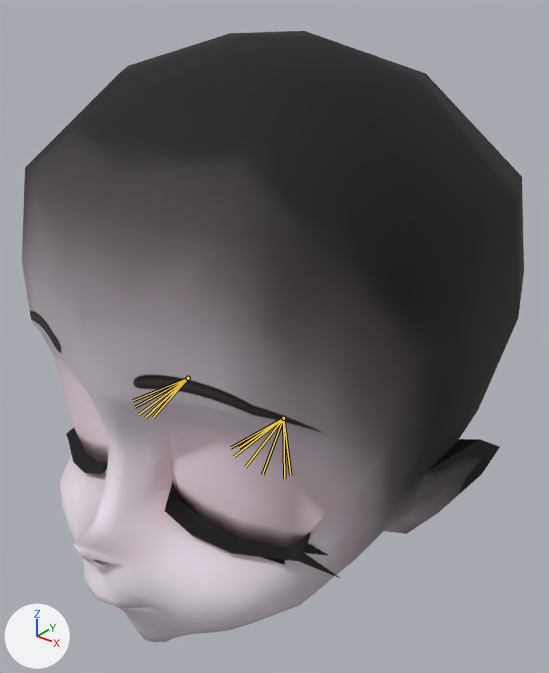
The glTF model data/chars/head_girl/head_ToyA.gltf: old version first, new version second.
Camera for both pictures: a 50 mm lens placed at (9.1, -11.34, 10.59), pointed at (0.19, -0.2, 3.69). The lights are fixed; the arrows at lower left show +X, +Y and +Z. Both versions are drawn at frame 3 of the action 'GAME.GIRL_TOYA.PLAY.A1.P0'; the numbers are the values there. The bones that change are drawn over the model as lines.

Names of what the first picture shows: 'head.girl'.
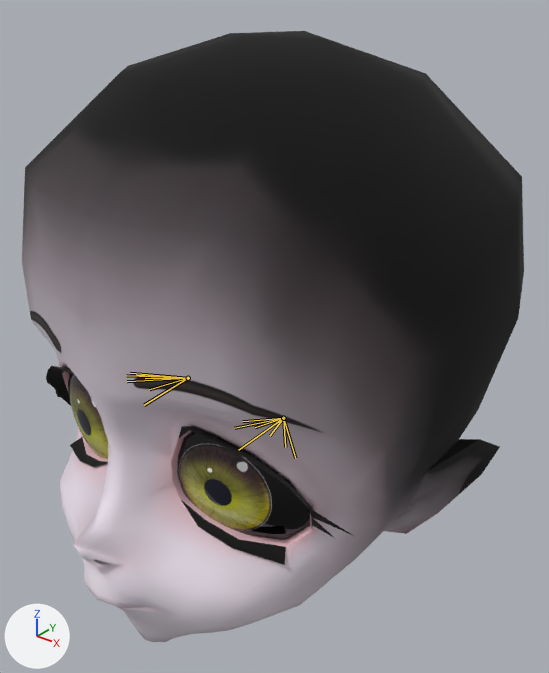
Location of each change, [x1, y1, x2, y2] in pixels of the pictures (549 x 673 px):
```json
{"object": "head.girl", "change": "posed", "before": [22, 31, 524, 642], "after": [22, 31, 524, 642]}
{"bone": "eye.R", "before": "(188, 378) to (143, 402)", "after": "(188, 378) to (144, 405)"}
{"bone": "eye_lid.top.001.R", "before": "(188, 378) to (133, 400)", "after": "(188, 378) to (127, 381)"}
{"bone": "eye_lid.top.002.R", "before": "(188, 378) to (135, 407)", "after": "(188, 378) to (126, 375)"}
{"bone": "eye_lid.top.003.R", "before": "(188, 378) to (138, 414)", "after": "(188, 378) to (130, 373)"}
{"bone": "eye_lid.top.004.R", "before": "(188, 378) to (145, 418)", "after": "(188, 378) to (136, 375)"}
{"bone": "eye_lid.top.005.R", "before": "(188, 378) to (153, 417)", "after": "(188, 378) to (145, 378)"}
{"bone": "eye_lid.top.006.R", "before": "(188, 378) to (152, 410)", "after": "(188, 378) to (149, 389)"}
{"bone": "eye.L", "before": "(283, 418) to (239, 447)", "after": "(283, 418) to (238, 450)"}
{"bone": "eye_lid.top.001.L", "before": "(283, 418) to (290, 475)", "after": "(283, 418) to (295, 458)"}
{"bone": "eye_lid.top.003.L", "before": "(283, 418) to (262, 474)", "after": "(283, 418) to (270, 435)"}
{"bone": "eye_lid.top.004.L", "before": "(283, 418) to (245, 467)", "after": "(283, 418) to (255, 427)"}
{"bone": "eye_lid.top.005.L", "before": "(283, 418) to (234, 456)", "after": "(283, 418) to (242, 421)"}
{"bone": "eye_lid.top.006.L", "before": "(283, 418) to (231, 447)", "after": "(283, 418) to (234, 428)"}
{"bone": "eye_lid.top.002.L", "before": "(283, 418) to (284, 478)", "after": "(283, 418) to (285, 447)"}
```

Edits to the scene script, one JSON object a line:
```json
{"block": "bone_eye_r", "where": "bone_eye_r = bpy.data.objects['Skeleton.Head.Girl'].pose.bones['eye.R']  # child of 'eye_pit.R'"}
{"op": "set", "path": "bone_eye_r.rotation_quaternion", "old": "(1.0, 0.0, 0.0, 0.005)", "new": "(1.0, -0.024, 0.0, 0.012)", "note": "degrees (0, 0, 1) -> degrees (-3, 0, 1)"}
{"block": "bone_eye_lid_top_001_r", "where": "bone_eye_lid_top_001_r = bpy.data.objects['Skeleton.Head.Girl'].pose.bones['eye_lid.top.001.R']  # child of 'eye_pit.R'"}
{"op": "set", "path": "bone_eye_lid_top_001_r.rotation_quaternion", "old": "(0.985, -0.174, 0.0, 0.018)", "new": "(1.0, -0.001, 0.0, 0.0)", "note": "degrees (-20, 0, 2) -> degrees (0, 0, 0)"}
{"block": "bone_eye_lid_top_002_r", "where": "bone_eye_lid_top_002_r = bpy.data.objects['Skeleton.Head.Girl'].pose.bones['eye_lid.top.002.R']  # child of 'eye_pit.R'"}
{"op": "set", "path": "bone_eye_lid_top_002_r.rotation_quaternion", "old": "(0.953, -0.274, 0.0, 0.127)", "new": "(1.0, -0.001, 0.0, 0.001)", "note": "degrees (-32, 4, 14) -> degrees (0, 0, 0)"}
{"block": "bone_eye_lid_top_003_r", "where": "bone_eye_lid_top_003_r = bpy.data.objects['Skeleton.Head.Girl'].pose.bones['eye_lid.top.003.R']  # child of 'eye_pit.R'"}
{"op": "set", "path": "bone_eye_lid_top_003_r.rotation_quaternion", "old": "(0.931, -0.079, 0.0, 0.356)", "new": "(1.0, 0.0, 0.0, 0.004)", "note": "degrees (-8, 3, 42) -> degrees (0, 0, 0)"}
{"block": "bone_eye_lid_top_004_r", "where": "bone_eye_lid_top_004_r = bpy.data.objects['Skeleton.Head.Girl'].pose.bones['eye_lid.top.004.R']  # child of 'eye_pit.R'"}
{"op": "set", "path": "bone_eye_lid_top_004_r.rotation_quaternion", "old": "(0.932, 0.248, 0.0, 0.266)", "new": "(1.0, 0.002, 0.0, 0.001)", "note": "degrees (28, -8, 30) -> degrees (0, 0, 0)"}
{"block": "bone_eye_lid_top_005_r", "where": "bone_eye_lid_top_005_r = bpy.data.objects['Skeleton.Head.Girl'].pose.bones['eye_lid.top.005.R']  # child of 'eye_pit.R'"}
{"op": "set", "path": "bone_eye_lid_top_005_r.rotation_quaternion", "old": "(0.945, 0.316, 0.0, -0.085)", "new": "(1.0, 0.002, 0.0, -0.001)", "note": "degrees (37, 3, -9) -> degrees (0, 0, 0)"}
{"block": "bone_eye_lid_top_006_r", "where": "bone_eye_lid_top_006_r = bpy.data.objects['Skeleton.Head.Girl'].pose.bones['eye_lid.top.006.R']  # child of 'eye_pit.R'"}
{"op": "set", "path": "bone_eye_lid_top_006_r.rotation_quaternion", "old": "(0.984, 0.078, 0.0, -0.16)", "new": "(1.0, 0.0, 0.0, -0.001)", "note": "degrees (9, 1, -18) -> degrees (0, 0, 0)"}
{"block": "bone_eye_l", "where": "bone_eye_l = bpy.data.objects['Skeleton.Head.Girl'].pose.bones['eye.L']  # child of 'eye_pit.L'"}
{"op": "set", "path": "bone_eye_l.rotation_quaternion", "old": "(1.0, 0.0, 0.0, -0.005)", "new": "(1.0, -0.024, 0.0, -0.012)", "note": "degrees (0, 0, -1) -> degrees (-3, 0, -1)"}
{"block": "bone_eye_lid_top_001_l", "where": "bone_eye_lid_top_001_l = bpy.data.objects['Skeleton.Head.Girl'].pose.bones['eye_lid.top.001.L']  # child of 'eye_pit.L'"}
{"op": "set", "path": "bone_eye_lid_top_001_l.rotation_quaternion", "old": "(0.985, -0.174, 0.0, -0.018)", "new": "(1.0, -0.001, 0.0, 0.0)", "note": "degrees (-20, 0, -2) -> degrees (0, 0, 0)"}
{"block": "bone_eye_lid_top_003_l", "where": "bone_eye_lid_top_003_l = bpy.data.objects['Skeleton.Head.Girl'].pose.bones['eye_lid.top.003.L']  # child of 'eye_pit.L'"}
{"op": "set", "path": "bone_eye_lid_top_003_l.rotation_quaternion", "old": "(0.931, -0.079, 0.0, -0.356)", "new": "(1.0, 0.0, 0.0, -0.004)", "note": "degrees (-8, -3, -42) -> degrees (0, 0, 0)"}
{"block": "bone_eye_lid_top_004_l", "where": "bone_eye_lid_top_004_l = bpy.data.objects['Skeleton.Head.Girl'].pose.bones['eye_lid.top.004.L']  # child of 'eye_pit.L'"}
{"op": "set", "path": "bone_eye_lid_top_004_l.rotation_quaternion", "old": "(0.932, 0.248, 0.0, -0.266)", "new": "(1.0, 0.002, 0.0, -0.001)", "note": "degrees (28, 8, -30) -> degrees (0, 0, 0)"}
{"block": "bone_eye_lid_top_005_l", "where": "bone_eye_lid_top_005_l = bpy.data.objects['Skeleton.Head.Girl'].pose.bones['eye_lid.top.005.L']  # child of 'eye_pit.L'"}
{"op": "set", "path": "bone_eye_lid_top_005_l.rotation_quaternion", "old": "(0.945, 0.316, 0.0, 0.085)", "new": "(1.0, 0.002, 0.0, 0.001)", "note": "degrees (37, -3, 9) -> degrees (0, 0, 0)"}
{"block": "bone_eye_lid_top_006_l", "where": "bone_eye_lid_top_006_l = bpy.data.objects['Skeleton.Head.Girl'].pose.bones['eye_lid.top.006.L']  # child of 'eye_pit.L'"}
{"op": "set", "path": "bone_eye_lid_top_006_l.rotation_quaternion", "old": "(0.984, 0.078, 0.0, 0.16)", "new": "(1.0, 0.0, 0.0, 0.001)", "note": "degrees (9, -1, 18) -> degrees (0, 0, 0)"}
{"block": "bone_eye_lid_top_002_l", "where": "bone_eye_lid_top_002_l = bpy.data.objects['Skeleton.Head.Girl'].pose.bones['eye_lid.top.002.L']  # child of 'eye_pit.L'"}
{"op": "set", "path": "bone_eye_lid_top_002_l.rotation_quaternion", "old": "(0.953, -0.274, 0.0, -0.127)", "new": "(1.0, -0.001, 0.0, -0.001)", "note": "degrees (-32, -4, -14) -> degrees (0, 0, 0)"}
```
